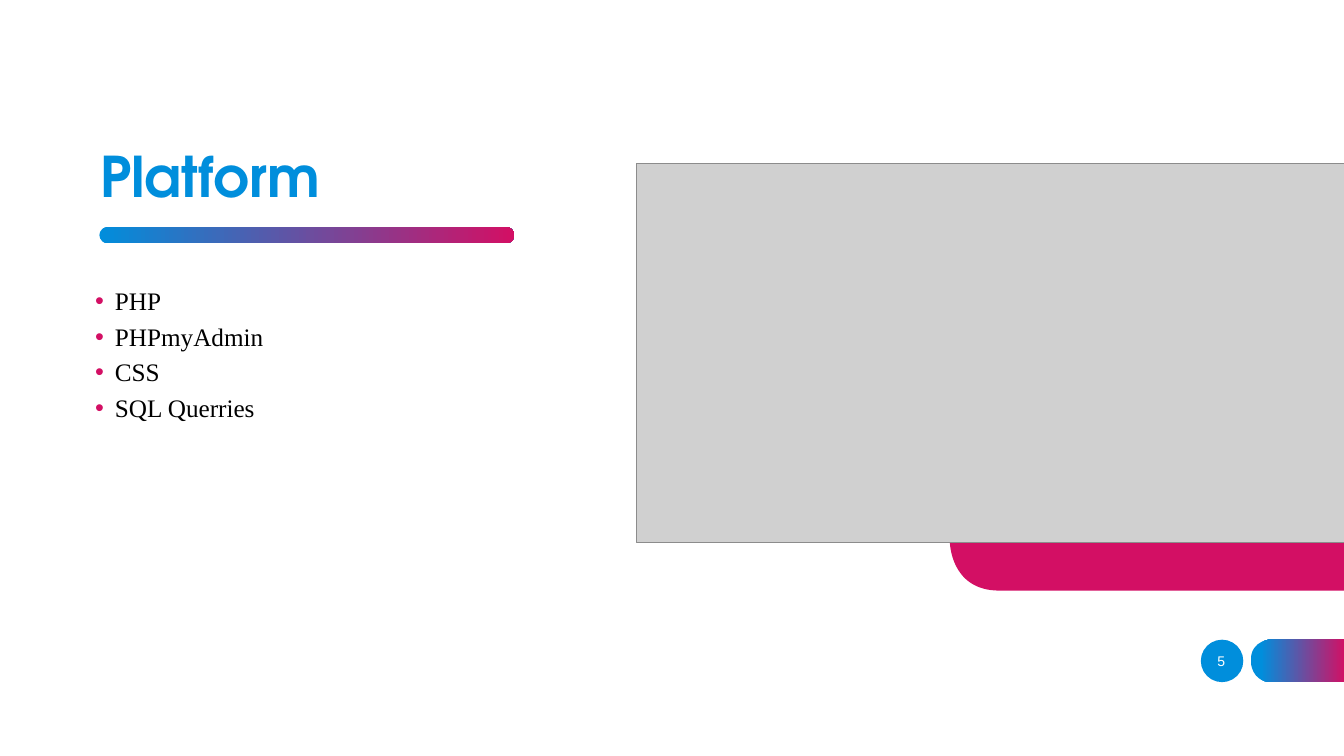
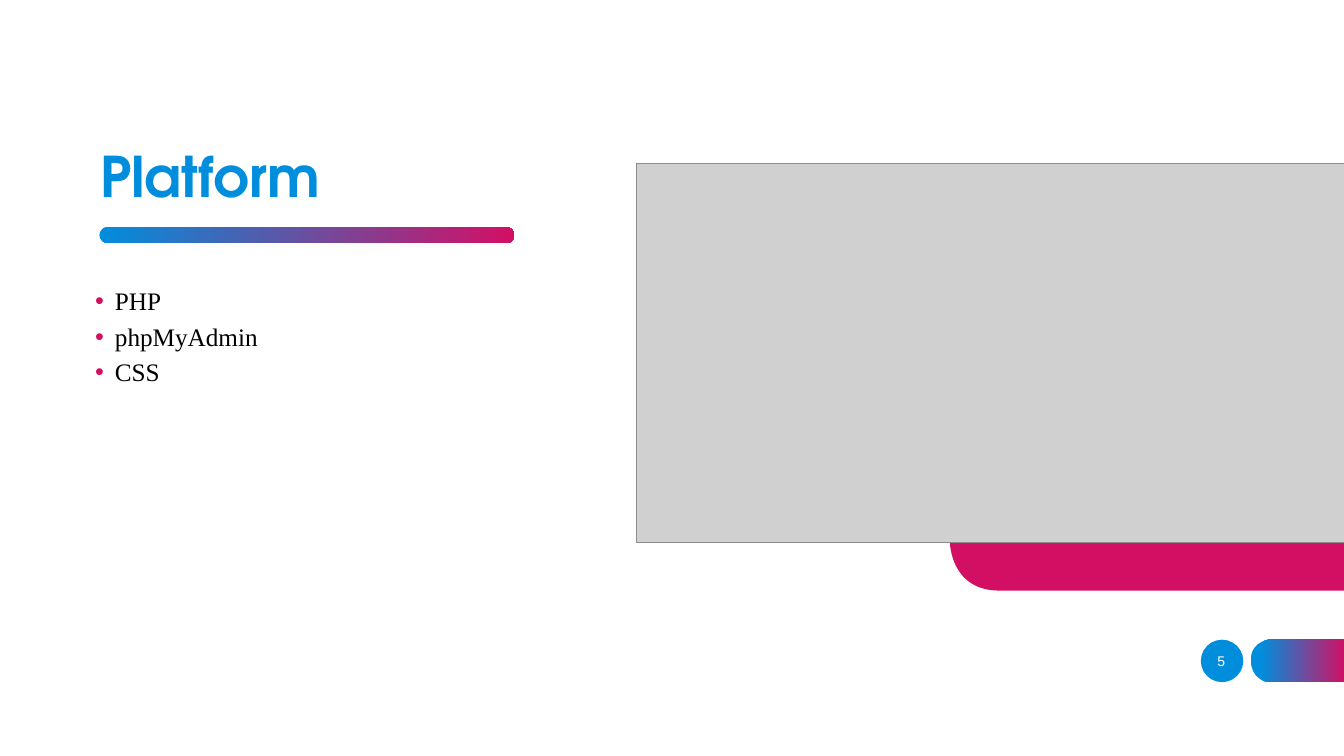
Before and after one commit to SPM-OT/lab-5-vgs, a slide deck: slide 5 of Lab 5 - Tablet Restaurant Application.pptx. Drawn at 1344x756 pixels with LibreOffice and Linux fonts; fonts in the diff are those of the drawing; grey boxes stand for pictures. Boxes give left, top, right and bottom in pixels: in the first picture for what was removed or moved away, otherwise in the second. Text is boxed around its words. In the diff, an @@ line names an element or a change of style, - is before the commit and + after.

```diff
--- a/Lab 5 - Tablet Restaurant Application.pptx
+++ b/Lab 5 - Tablet Restaurant Application.pptx
@@ text at (115,328,258,352): text changed @@
-• PHPmyAdmin
+• phpMyAdmin
@@ text at (115,400,255,421): paragraph removed @@
-• SQL Querries
```
